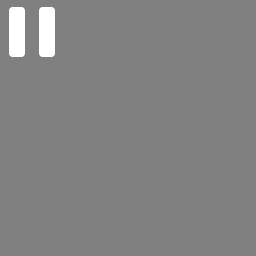
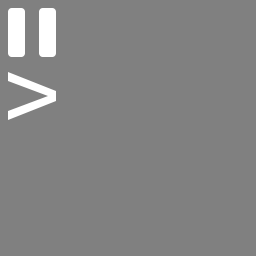
The second w=256, h=256 image is a revision of the first. Changes to its layers:
added group "Arrow" with 1 layers above "Pause" over (8, 72, 56, 120)
added layer "Shape 1" in group "Arrow" over (8, 72, 56, 120)
painted on "Rounded Rectangle 2" over (39, 7, 56, 57)
painted on "Rounded Rectangle 1" over (8, 7, 25, 57)
